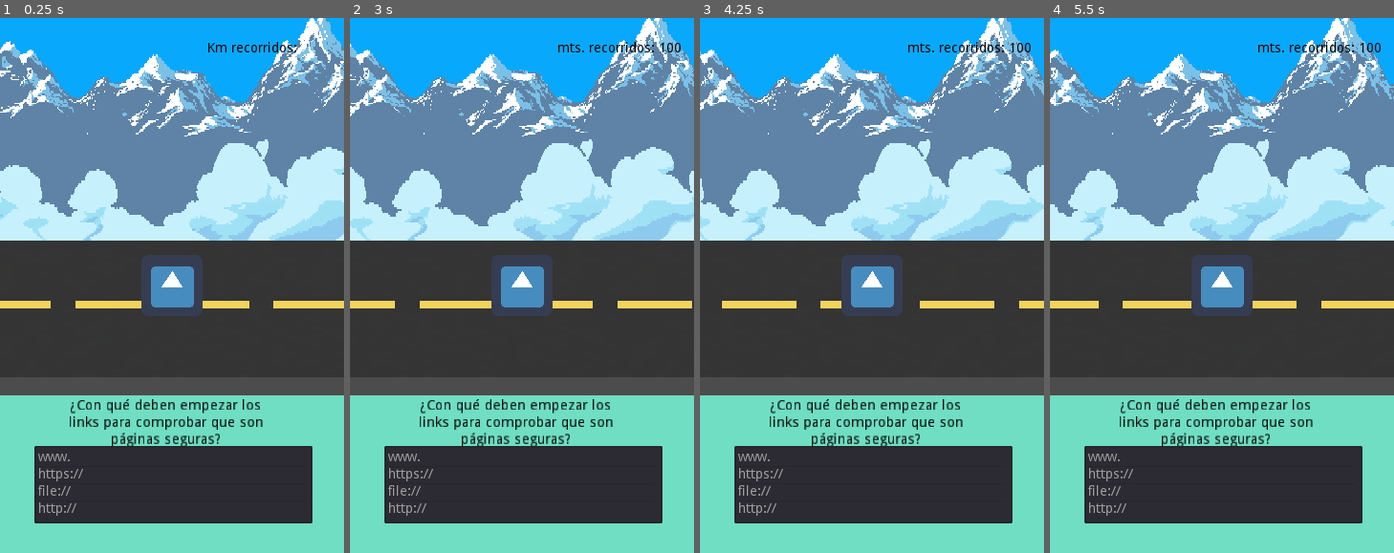
Above: before the commit, frames 1-4 (left to right).
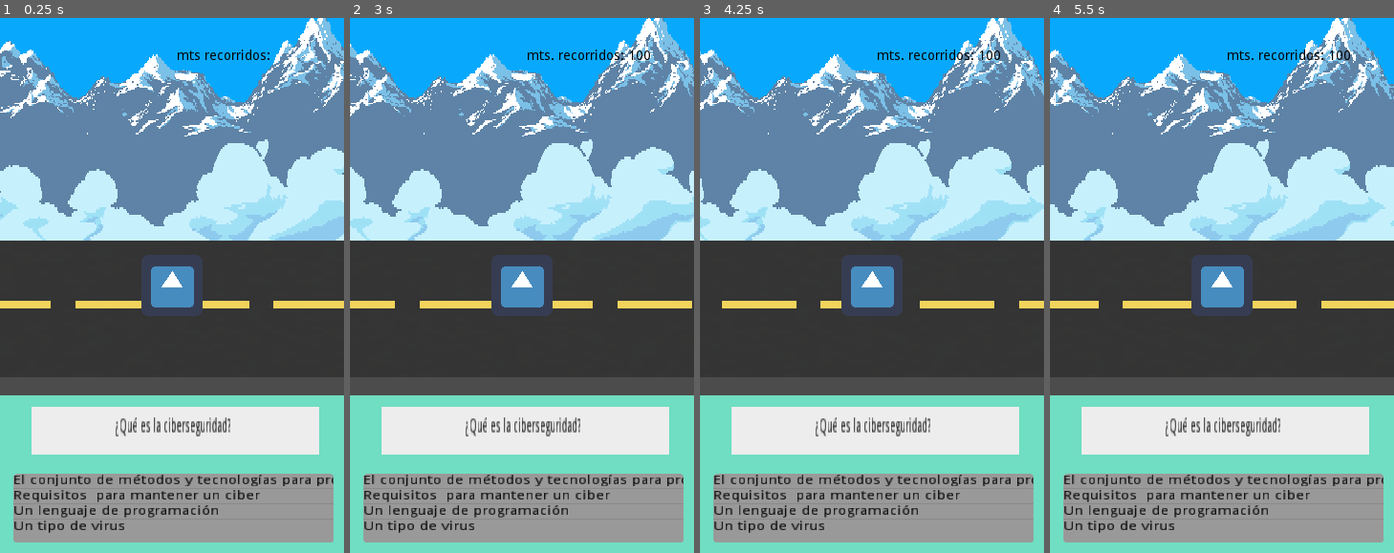
Above: after the commit, the same moments.

Repository: nicolasRuarte/masterclass-plan-b
Game: Godot game, scene res://Escenas/test.tscn
Same seed, same stepped clock (60 frames per second), same inputs: the game is played once before the commit and once after it. The engine's default icon, where the game draws it, is replaced by a stand-in: a white triangle on a blue panel in a dark square.
Inputs:
- Up to frame 1 (0.25 s): no input
- Up to frame 2 (3 s): no input
- Up to frame 3 (4.25 s): no input
- Up to frame 4 (5.5 s): no input

The runs differ from the first frame. In frame 1, 22% of the frame differs, in the area x 3-97%, y 4-99%; in frame 2, 22%; in frame 3, 22%; in frame 4, 22%.

Commit message:
Agregando la versión que hice en el colegio

Diff:
--- a/Escenas/Scripts/preguntas-respuestas.gd
+++ b/Escenas/Scripts/preguntas-respuestas.gd
@@ -30,7 +30,7 @@
 		"pregunta": "¿Qué es la ciberseguridad?",
 		"opciones": [
 			"El conjunto de métodos y tecnologías para proteger la información",
-			"Requisitos de seguridad para mantener un ciber",
+			"Requisitos  para mantener un ciber",
 			"Un lenguaje de programación",
 			"Un tipo de virus"
 		],
@@ -99,7 +99,7 @@
 
 	8: {
 		"id": 8,
-		"pregunta": "Según el número de atacantes, ¿En que se dividen los ciberataques?",
+		"pregunta": "Según el número de objetivos, ¿En que se dividen los ciberataques?",
 		"opciones": [
 			"Único y múltiple",
 			"Dirigido y no dirigido",
--- a/Escenas/jugador.tscn
+++ b/Escenas/jugador.tscn
@@ -1,7 +1,8 @@
 [gd_scene load_steps=3 format=2]
 
-[ext_resource path="res://jugador.gd" type="Script" id=1]
+[ext_resource path="res://Escenas/jugador.gd" type="Script" id=1]
 [ext_resource path="res://icon.png" type="Texture" id=2]
+
 
 [node name="jugador" type="KinematicBody2D"]
 position = Vector2( 178, 271 )
--- a/Escenas/test.gd
+++ b/Escenas/test.gd
@@ -1,13 +1,13 @@
 extends Control
-onready var pregunta = get_node("IU/ColorRect/Pregunta")
-onready var opciones = get_node("IU/opciones")
+onready var pregunta = get_node("IU/ColorRect/Panel/Pregunta")
+onready var opciones = get_node("IU/ColorRect/opciones")
 onready var nodoDatos
 onready var demoraRespuesta := get_node("DemoraRespuesta")
 onready var timerActualizarDistancia := get_node("actualizarDistancia")
 onready var labelMtsRecorridos := get_node("IU/mtsRecorridos")
 onready var labelVictoria := get_node("IU/victoria")
 
-const cantidadPreguntas := 6
+const cantidadPreguntas := 10
 var datos
 
 export var velocidadJugador = Vector2(10, 0)
@@ -36,21 +36,31 @@
 	cargar_preguntas_y_respuestas(ordenPreguntas[0])
 
 func _on_ItemList_item_selected(index):
-	if (victoria == false):
+	victoria = numeroPregunta == cantidadPreguntas
+
+	if (victoria):
+		get_tree().paused = true
+		labelVictoria.text = "¡Terminaste todas las preguntas!"
+	else:
 		if (esRespuestaCorrecta(numeroPregunta, index)):
+			opciones.set_item_custom_bg_color(index, Color(0.0, 1.0, 0.0))
 			rachaRespuestasCorrectas += 1
 			velocidadJugador.x += aumentoVelocidadJugador
-			demoraRespuesta.start()
 		else:
+			opciones.set_item_custom_bg_color(index, Color(1.0, 0.0, 0.0))
 			rachaRespuestasCorrectas = 0
-			velocidadJugador.x -= 15
-			demoraRespuesta.start()
+			var menorQueCero = velocidadJugador.x - disminucionVelocidadJugador < 0
+			if (menorQueCero):
+				velocidadJugador.x = 10
+			else:
+				velocidadJugador.x -= disminucionVelocidadJugador
 
-		numeroPregunta += 1
+		for i in range (0, 4):
+			opciones.set_item_disabled(i, true)
+		demoraRespuesta.start()
+
 		print("numeroPregunta: ", numeroPregunta)
 		print("velocidadJugador: ", velocidadJugador)
-	else:
-		labelVictoria.text = "¡Ganaste!"
 
 func cargar_preguntas_y_respuestas(idPregunta : int):
 	pregunta.text = datos[idPregunta]["pregunta"]
@@ -72,6 +82,7 @@
 
 
 func _on_DemoraRespuesta_timeout():
+	numeroPregunta += 1
 	cargar_preguntas_y_respuestas(ordenPreguntas[numeroPregunta])
 
 
--- a/Escenas/test.tscn
+++ b/Escenas/test.tscn
@@ -1,9 +1,25 @@
-[gd_scene load_steps=6 format=2]
+[gd_scene load_steps=10 format=2]
 
 [ext_resource path="res://Escenas/test.gd" type="Script" id=2]
 [ext_resource path="res://Escenas/Scripts/preguntas-respuestas.gd" type="Script" id=3]
 [ext_resource path="res://Escenas/Parallax.tscn" type="PackedScene" id=8]
 [ext_resource path="res://Escenas/jugador.tscn" type="PackedScene" id=9]
+
+[sub_resource type="StyleBoxFlat" id=6]
+bg_color = Color( 0.93, 0.93, 0.93, 1 )
+
+[sub_resource type="Theme" id=5]
+Label/colors/font_color = Color( 1, 1, 1, 1 )
+
+[sub_resource type="StyleBoxFlat" id=7]
+corner_radius_top_left = 5
+corner_radius_top_right = 5
+corner_radius_bottom_right = 5
+corner_radius_bottom_left = 5
+
+[sub_resource type="Theme" id=8]
+ItemList/colors/font_color = Color( 0, 0, 0, 1 )
+ItemList/styles/bg = SubResource( 7 )
 
 [sub_resource type="Theme" id=1]
 Label/colors/font_color = Color( 0, 0, 0, 1 )
@@ -21,40 +37,59 @@
 margin_top = 395.0
 margin_right = 370.0
 margin_bottom = 678.0
+rect_scale = Vector2( 1, 0.667411 )
 color = Color( 0.435, 0.87, 0.76125, 1 )
 
-[node name="Pregunta" type="Label" parent="IU/ColorRect"]
-margin_left = 72.0
-margin_top = 4.0
-margin_right = 275.0
-margin_bottom = 35.0
-rect_scale = Vector2( 1.0796, 1.03964 )
+[node name="Panel" type="Panel" parent="IU/ColorRect"]
+margin_left = 41.0
+margin_top = 17.9797
+margin_right = 341.0
+margin_bottom = 77.9797
+rect_scale = Vector2( 1.00344, 1.25232 )
+custom_styles/panel = SubResource( 6 )
+
+[node name="Pregunta" type="Label" parent="IU/ColorRect/Panel"]
+anchor_left = 0.5
+anchor_top = 1.0
+anchor_right = 0.5
+anchor_bottom = 1.0
+margin_left = -122.0
+margin_top = -46.9866
+margin_right = 218.0
+margin_bottom = -11.9866
+rect_scale = Vector2( 0.70768, 1.72376 )
+theme = SubResource( 5 )
 custom_colors/font_color = Color( 0, 0, 0, 1 )
 text = "¿Cuál es la capital de Alemania?"
 align = 1
 autowrap = true
 
-[node name="opciones" type="ItemList" parent="IU"]
+[node name="opciones" type="ItemList" parent="IU/ColorRect"]
 anchor_left = 0.5
 anchor_top = 0.5
 anchor_right = 0.5
 anchor_bottom = 0.5
-margin_left = -144.0
-margin_top = 168.0
-margin_right = 147.0
-margin_bottom = 249.0
+margin_left = -167.0
+margin_top = -18.5539
+margin_right = 124.0
+margin_bottom = 62.4461
+rect_scale = Vector2( 1.15238, 1.33865 )
+theme = SubResource( 8 )
+items = [ "Elemento 0", null, false, "Elemento 1", null, false, "Elemento 2", null, false, "Elemento 3", null, false ]
+max_text_lines = 2
 
 [node name="mtsRecorridos" type="Label" parent="IU"]
-margin_left = 217.0
-margin_top = 25.0
-margin_right = 311.0
-margin_bottom = 39.0
+margin_left = 185.0
+margin_top = 33.0
+margin_right = 283.0
+margin_bottom = 47.0
 theme = SubResource( 1 )
-text = "Km recorridos:"
+text = "mts recorridos:"
 
 [node name="victoria" type="Label" parent="IU"]
-margin_right = 40.0
-margin_bottom = 14.0
+margin_top = 160.0
+margin_right = 360.0
+margin_bottom = 232.0
 
 [node name="Parallax" parent="." instance=ExtResource( 8 )]
 position = Vector2( 0, 9 )
@@ -74,6 +109,6 @@
 wait_time = 3.0
 autostart = true
 
-[connection signal="item_selected" from="IU/opciones" to="." method="_on_ItemList_item_selected"]
+[connection signal="item_selected" from="IU/ColorRect/opciones" to="." method="_on_ItemList_item_selected"]
 [connection signal="timeout" from="DemoraRespuesta" to="." method="_on_DemoraRespuesta_timeout"]
 [connection signal="timeout" from="actualizarDistancia" to="." method="_on_actualizarDistancia_timeout"]
Renamed: jugador.gd -> Escenas/jugador.gd
